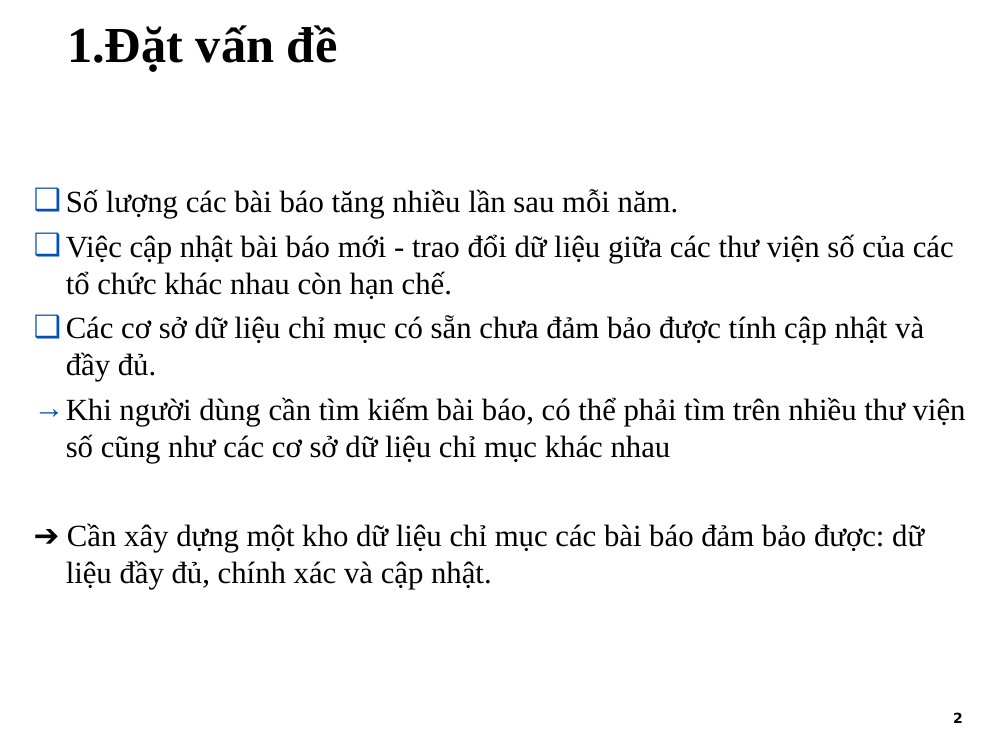
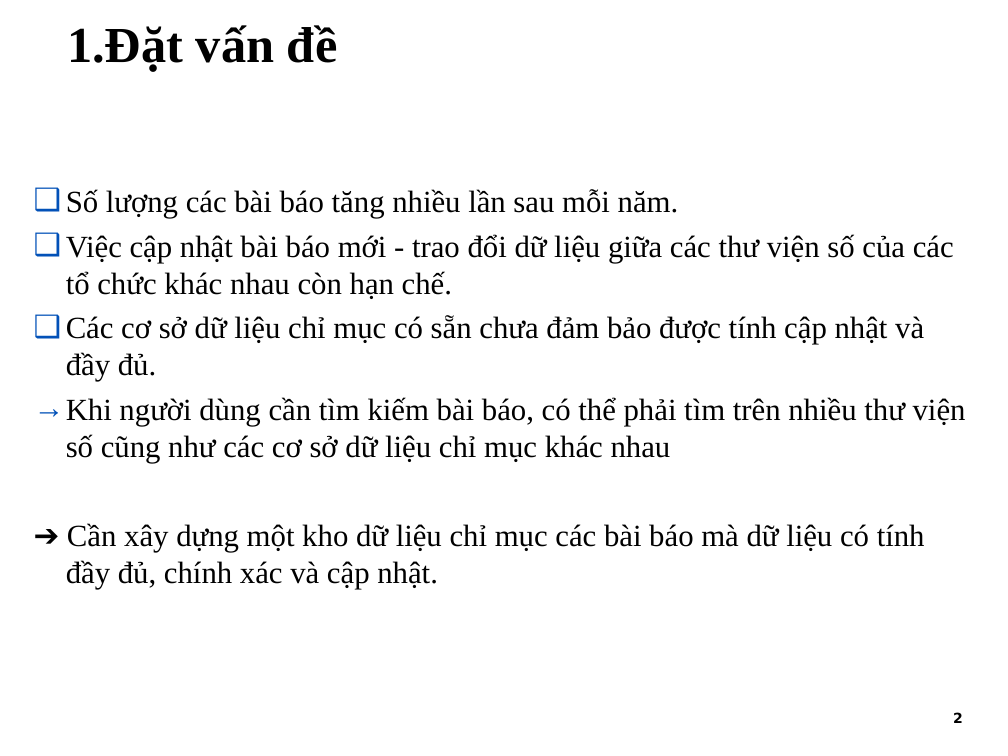
Before and after one commit to tiendv/detaitotnghiep, a slide deck: slide 3 of Report/Slide Baove/Final_slide.ppt. Drawn at 1008x756 pixels with LibreOffice and Linux fonts; fonts in the diff are those of the drawing; background and template pictures are left out. Boxes give left, top, right and bottom in pixels: in the first picture for what was removed or moved away, otherwise in the second. Text is boxed around its words. In the diff, an @@ line names an element or a change of style, - is before the commit and + after.

```diff
--- a/Report/Slide Baove/Final_slide.ppt
+++ b/Report/Slide Baove/Final_slide.ppt
@@ text at (x1=66, y1=523, x2=925, y2=589): text changed @@
-➔ Cần xây dựng một kho dữ liệu chỉ mục các bài báo đảm bảo được: dữ liệu đầy đủ, chính xác và cập nhật.
+➔ Cần xây dựng một kho dữ liệu chỉ mục các bài báo mà dữ liệu có tính đầy đủ, chính xác và cập nhật.
```
Also in this commit, not shown: 7 other slides changed.
